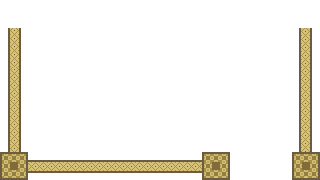
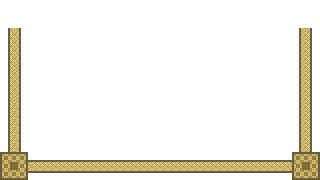
The second 320×180 image is a revision of the first. Changes to its layers:
added layer "Pasted Layer #20" above "Pasted Layer #19" over (202, 152, 292, 180)
hid "Pasted Layer #19" over (202, 152, 292, 180)
